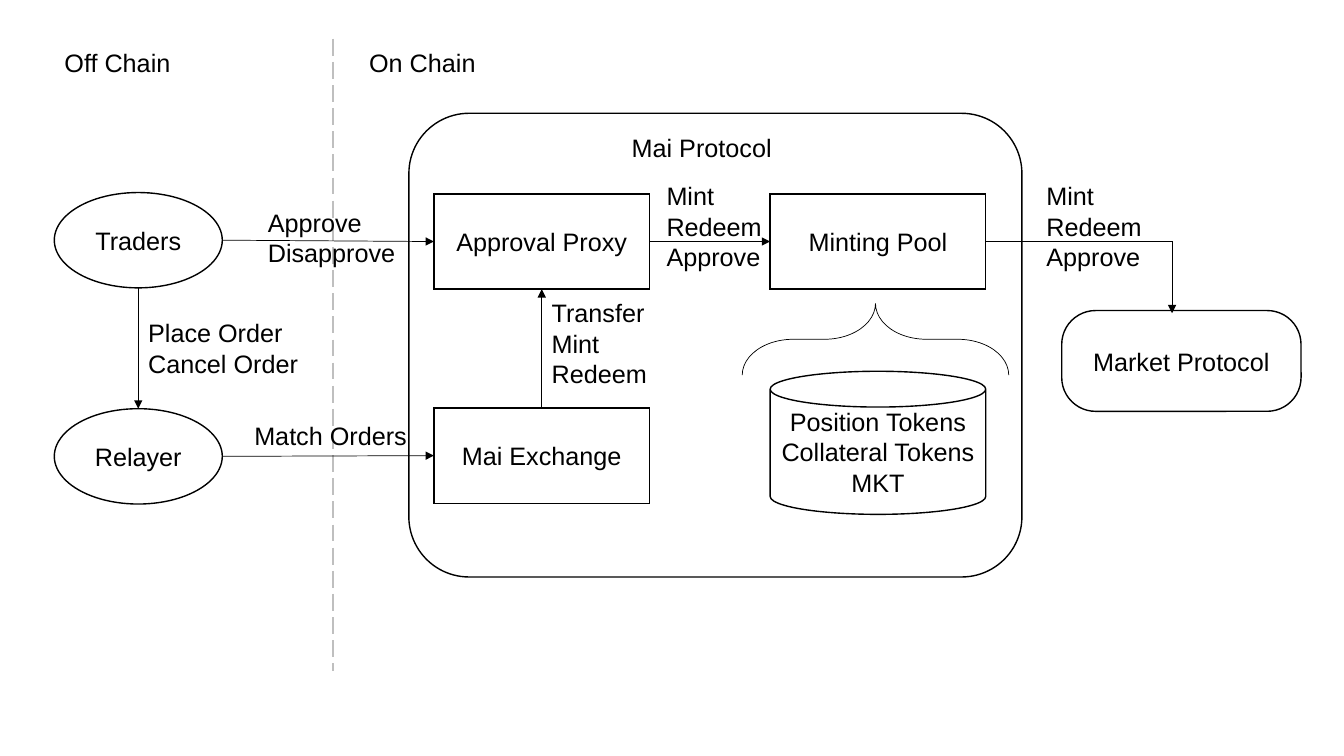
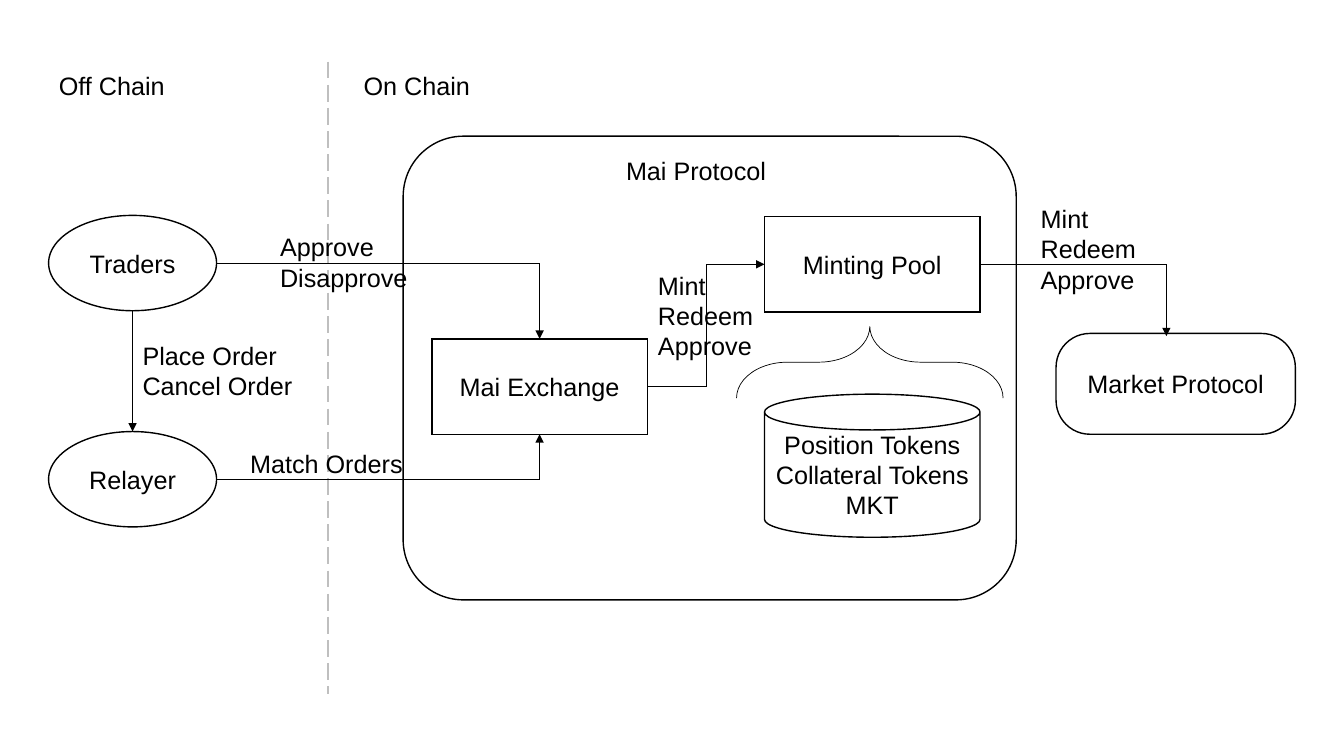
Before and after one commit to mcdexio/documents, a slide deck: slide 1 of en/asset/mai-arch.pptx. Drawn at 1344x756 pixels with LibreOffice and Linux fonts; fonts in the diff are those of the drawing. Boxes give left, top, right and bottom in pixels: in the first picture for what was removed or moved away, otherwise in the second. Text is boxed around its words. In the diff, an @@ line names an element or a change of style, - is before the commit and + after.

```diff
--- a/en/asset/mai-arch.pptx
+++ b/en/asset/mai-arch.pptx
@@ text "Approve": place and size @@
-text "Approve" at [268,212,395,268]
+text "Approve" at [280,236,407,292]
@@ elbow arrow added from (217, 263) to (539, 339), #000000 0.5 pt @@
@@ elbow arrow added from (647, 387) to (764, 264), #000000 0.5 pt @@
@@ text "Mint": place and size @@
-text "Mint" at [667,186,762,271]
+text "Mint" at [658,276,753,361]
@@ group removed at [222,194,770,457]: 4 arrows, 1 rectangle, 1 text @@
-Approval Proxy
-Transfer
-Mint
-Redeem
@@ elbow arrow moved from (986, 242) - (1173, 314) to (980, 264) - (1167, 337) @@
@@ 5 texts, 2 rounded rectangles, 2 ellipses, 1 rectangle, 1 cylinder, 1 line, 1 left brace, 1 arrow: place and size @@
-5 texts, 2 rounded rectangles, 2 ellipses, 1 rectangle, 1 cylinder, 1 line, 1 left brace, 1 arrow at [54,38,1301,671]
+5 texts, 2 rounded rectangles, 2 ellipses, 1 rectangle, 1 cylinder, 1 line, 1 left brace, 1 arrow at [48,62,1296,695]
@@ fill #FFFFFF to none in 5 elements at [764,217,980,313], [48,216,217,312], [48,432,217,527], [764,394,980,537], [432,339,647,435] @@
@@ rectangle "Mai Exchange": place and size @@
-rectangle "Mai Exchange" at [435,408,650,504]
+rectangle "Mai Exchange" at [432,339,647,435]
@@ elbow arrow added from (217, 479) to (539, 435), #000000 0.5 pt @@
@@ text "Match Orders": place and size @@
-text "Match Orders" at [254,424,407,449]
+text "Match Orders" at [250,453,403,479]
```
Also in this commit, not shown: 1 other slide changed, 2 other files.
